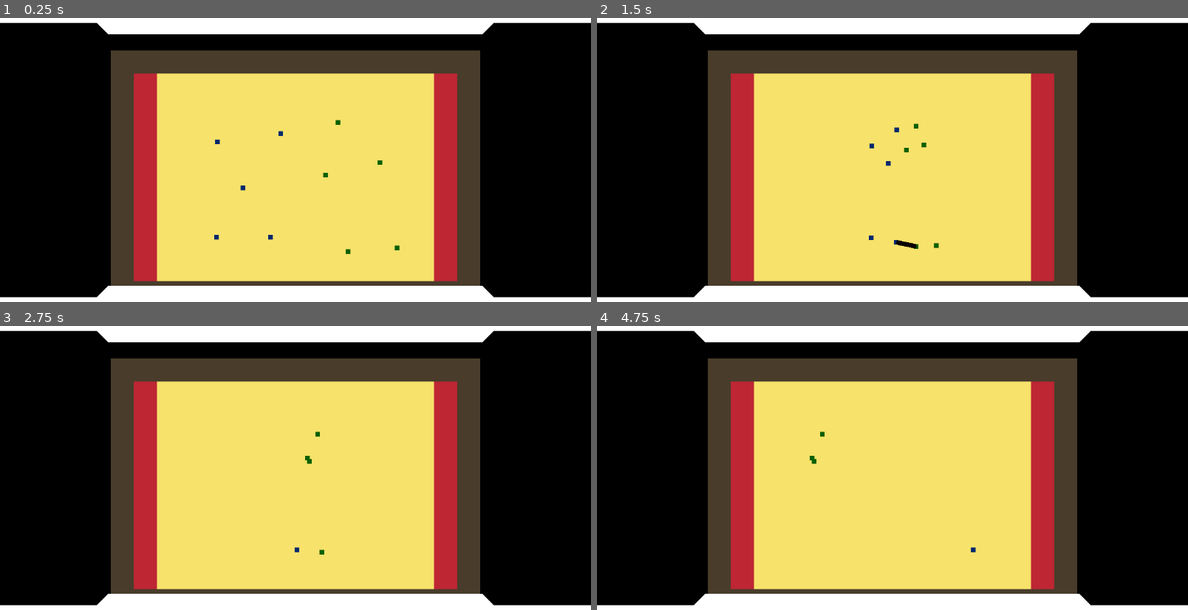
Above: before the commit, frames 1-4 (two rows, left to right).
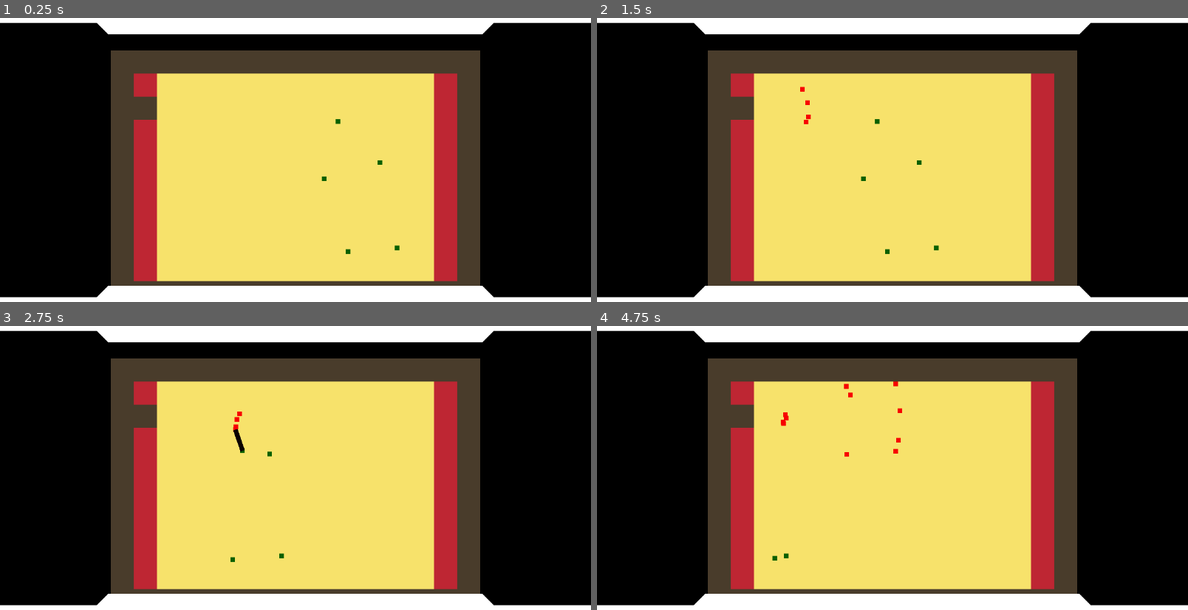
Above: after the commit, the same moments.

Repository: SJPGDD/Displacement
Game: Godot game, scene res://Game/Game.tscn
Two runs of this game, one before a commit and one after it. Both use one fixed random seed, a clock stepped at 60 frames per second and the inputs below.
Inputs (mouse positions are in pixels of both pictures, inside the frame that each line leads up to):
- Up to frame 1 (0.25 s): no input
- Up to frame 2 (1.5 s): click (744, 108) at 0.52 s; click (892, 177) at 1.25 s
- Up to frame 3 (2.75 s): click (295, 485) at 2 s
- Up to frame 4 (4.75 s): click (744, 416) at 2.77 s; click (892, 485) at 3.5 s; click (744, 416) at 4.27 s

The runs differ from the first frame. In frame 1, 0.4% of the frame differs, in the area x 22-58%, y 27-79%; in frame 2, 0.6%, in the area x 22-58%, y 24-84%; in frame 3, 0.6%; in frame 4, 0.6%.

Commit message:
Debug Facility

Diff:
--- /dev/null
+++ b/Game/Facilities/Facility.gd
@@ -0,0 +1,21 @@
+extends TextureButton
+
+export(PoolStringArray) var spawns_units
+
+onready var spawnable_units = _load_units()
+
+func _process(delta):
+	if pressed and delta - int(delta) < 0.05:
+		var unit = spawnable_units[0].instance()
+		unit.position = rect_position + Vector2(75, 25)
+		unit.modulate = Color(1, 0, 0)
+		unit.direction = Vector2(1, 0).rotated(rand_range(-0.5, 0.5))
+		unit.controller = 0
+
+		$"../../PlayerUnits".add_child(unit)
+
+func _load_units():
+	var units = []
+	for unit in spawns_units:
+		units.append(load("res://Game/Units/%s.tscn" % unit))
+	return units
--- /dev/null
+++ b/Game/Facilities/Facility.tscn
@@ -0,0 +1,27 @@
+[gd_scene load_steps=3 format=2]
+
+[ext_resource path="res://Game/World/Terrain/Tiles/TerrainBorderTile.png" type="Texture" id=1]
+[ext_resource path="res://Game/Facilities/Facility.gd" type="Script" id=2]
+
+[node name="Facility" type="TextureButton"]
+
+anchor_left = 0.0
+anchor_top = 0.0
+anchor_right = 0.0
+anchor_bottom = 0.0
+margin_right = 40.0
+margin_bottom = 40.0
+rect_pivot_offset = Vector2( 0, 0 )
+focus_mode = 2
+mouse_filter = 0
+mouse_default_cursor_shape = 2
+size_flags_horizontal = 1
+size_flags_vertical = 1
+toggle_mode = false
+enabled_focus_mode = 2
+shortcut = null
+group = null
+texture_normal = ExtResource( 1 )
+script = ExtResource( 2 )
+_sections_unfolded = [ "Focus", "Hint", "Rect", "Textures" ]
+spawns_units = null
--- a/Game/Units/Unit.gd
+++ b/Game/Units/Unit.gd
@@ -95,5 +95,5 @@
 	return (unit.position - position).normalized()
 
 func _range(unit):
-	if unit == null or unit.unit_state == UnitState.DYING: return INF
+	if unit == null or !weakref(unit).get_ref(): return INF
 	return position.distance_to(unit.position)
--- a/Game/Units/Unit.tscn
+++ b/Game/Units/Unit.tscn
@@ -37,7 +37,7 @@
 custom_solver_bias = 0.0
 radius = 150.0
 
-[node name="Unit" type="KinematicBody2D" index="0"]
+[node name="Unit" type="KinematicBody2D"]
 
 input_pickable = false
 collision_layer = 0
--- a/Game/World/Terrain/Terrain.tscn
+++ b/Game/World/Terrain/Terrain.tscn
@@ -1,10 +1,11 @@
-[gd_scene load_steps=4 format=2]
+[gd_scene load_steps=5 format=2]
 
 [ext_resource path="res://Game/World/Terrain/Tiles/TerrainTileSet.tres" type="TileSet" id=1]
-[ext_resource path="res://Game/Units/Unit.tscn" type="PackedScene" id=2]
-[ext_resource path="res://Game/World/Terrain/TerrainMovementController.gd" type="Script" id=3]
+[ext_resource path="res://Game/Facilities/Facility.tscn" type="PackedScene" id=2]
+[ext_resource path="res://Game/Units/Unit.tscn" type="PackedScene" id=3]
+[ext_resource path="res://Game/World/Terrain/TerrainMovementController.gd" type="Script" id=4]
 
-[node name="Terrain" type="TileMap" groups=[
+[node name="Terrain" type="TileMap" index="0" groups=[
 "Terrain",
 ]]
 
@@ -33,60 +34,24 @@
 
 [node name="Facilities" type="Node2D" parent="." index="0"]
 
+_sections_unfolded = [ "Transform" ]
+
+[node name="Facility" parent="Facilities" index="0" instance=ExtResource( 2 )]
+
+margin_left = -350.0
+margin_top = -150.0
+margin_right = -300.0
+margin_bottom = -100.0
+_sections_unfolded = [ "Focus", "Hint", "Mouse", "Rect", "Textures" ]
+spawns_units = PoolStringArray( "Unit" )
+
 [node name="PlayerUnits" type="Node2D" parent="." index="1"]
 
-_sections_unfolded = [ "Transform" ]
-
-[node name="Unit" parent="PlayerUnits" index="0" instance=ExtResource( 2 )]
-
-modulate = Color( 0, 0.179688, 1, 1 )
-position = Vector2( -138.604, 47.6131 )
-_sections_unfolded = [ "Collision", "Transform", "collision" ]
-crit_chance = 0.5
-controller = 0
-direction = Vector2( 1, 0 )
-
-[node name="Unit2" parent="PlayerUnits" index="1" instance=ExtResource( 2 )]
-
-modulate = Color( 0, 0.179688, 1, 1 )
-position = Vector2( -78.7473, 155.083 )
-_sections_unfolded = [ "Collision", "Transform", "collision" ]
-crit_chance = 0.5
-controller = 0
-direction = Vector2( 1, 0 )
-
-[node name="Unit3" parent="PlayerUnits" index="2" instance=ExtResource( 2 )]
-
-modulate = Color( 0, 0.179688, 1, 1 )
-position = Vector2( -56.9813, -68.0187 )
-_sections_unfolded = [ "Collision", "Transform", "collision" ]
-crit_chance = 0.5
-controller = 0
-direction = Vector2( 1, 0 )
-
-[node name="Unit4" parent="PlayerUnits" index="3" instance=ExtResource( 2 )]
-
-modulate = Color( 0, 0.179688, 1, 1 )
-position = Vector2( -194.379, -51.6942 )
-_sections_unfolded = [ "Collision", "Transform", "collision" ]
-crit_chance = 0.5
-controller = 0
-direction = Vector2( 1, 0 )
-
-[node name="Unit5" parent="PlayerUnits" index="4" instance=ExtResource( 2 )]
-
-modulate = Color( 0, 0.179688, 1, 1 )
-position = Vector2( -195.739, 155.083 )
-_sections_unfolded = [ "Collision", "Transform", "collision" ]
-crit_chance = 0.5
-controller = 0
-direction = Vector2( 1, 0 )
+_sections_unfolded = [ "Material", "Transform", "Visibility", "Z Index" ]
 
 [node name="EnemyUnits" type="Node2D" parent="." index="2"]
 
-editor/display_folded = true
-
-[node name="Unit" parent="EnemyUnits" index="0" instance=ExtResource( 2 )]
+[node name="Unit" parent="EnemyUnits" index="0" instance=ExtResource( 3 )]
 
 modulate = Color( 0.0428467, 0.421875, 0, 1 )
 position = Vector2( 138.604, 185.703 )
@@ -94,15 +59,15 @@
 controller = 1
 direction = Vector2( -1, 0 )
 
-[node name="Unit2" parent="EnemyUnits" index="1" instance=ExtResource( 2 )]
+[node name="Unit2" parent="EnemyUnits" index="1" instance=ExtResource( 3 )]
 
 modulate = Color( 0.0428467, 0.421875, 0, 1 )
 position = Vector2( 244.713, 177.541 )
-_sections_unfolded = [ "Collision", "Transform", "collision" ]
+_sections_unfolded = [ "Collision", "Transform", "Z Index", "collision" ]
 controller = 1
 direction = Vector2( -1, 0 )
 
-[node name="Unit3" parent="EnemyUnits" index="2" instance=ExtResource( 2 )]
+[node name="Unit3" parent="EnemyUnits" index="2" instance=ExtResource( 3 )]
 
 modulate = Color( 0.0428467, 0.421875, 0, 1 )
 position = Vector2( 86.9095, 27.9002 )
@@ -132,25 +97,22 @@
 anchor_top = 0.0
 anchor_right = 0.0
 anchor_bottom = 0.0
-margin_left = -400.0
-margin_top = -250.0
-margin_right = 400.0
-margin_bottom = 300.0
+margin_left = -300.0
+margin_top = -200.0
+margin_right = 300.0
+margin_bottom = 250.0
 rect_pivot_offset = Vector2( 0, 0 )
 focus_mode = 2
-mouse_filter = 0
-mouse_default_cursor_shape = 0
+mouse_filter = 1
+mouse_default_cursor_shape = 13
 size_flags_horizontal = 1
 size_flags_vertical = 1
 toggle_mode = false
 enabled_focus_mode = 2
 shortcut = null
 group = null
-script = ExtResource( 3 )
-_sections_unfolded = [ "Anchor", "Grow Direction", "Margin", "Rect", "Theme", "Visibility", "custom_styles" ]
-__meta__ = {
-"_edit_lock_": true
-}
+script = ExtResource( 4 )
+_sections_unfolded = [ "Anchor", "Focus", "Grow Direction", "Margin", "Mouse", "Rect", "Theme", "Visibility", "custom_styles" ]
 
 [connection signal="button_down" from="MovementController" to="MovementController" method="_begin_pan"]
 
Not shown: 2 places in Game/World/Terrain/Terrain.tscn that only renumber resources
